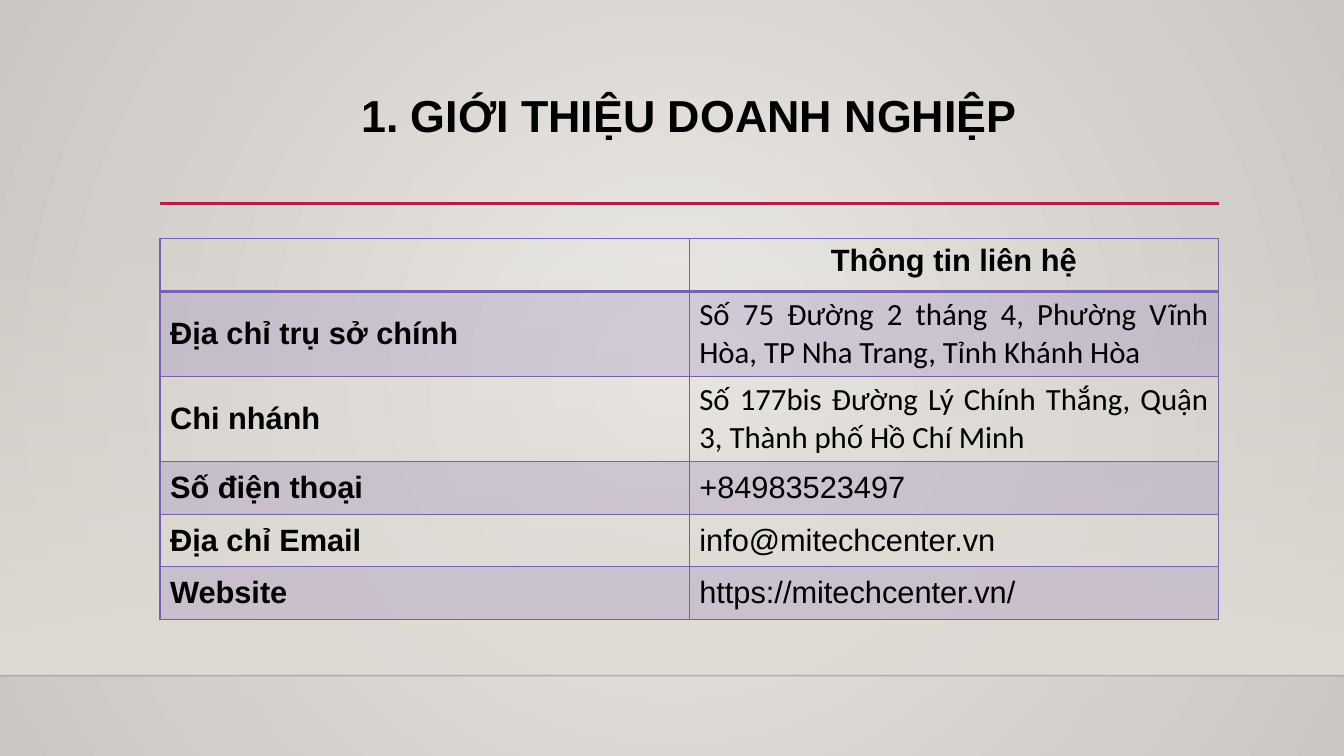
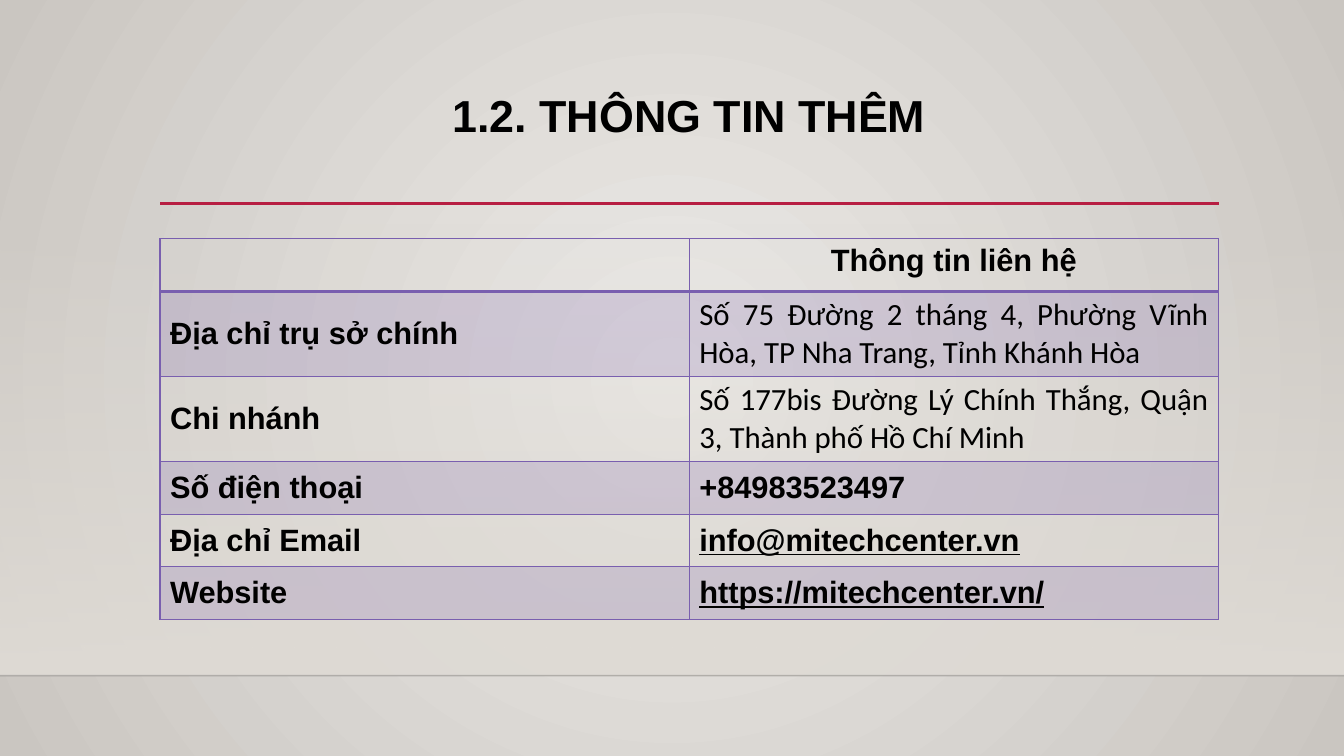
Before and after one commit to hieutrantrong21520859MMCL21/FrontEndPractice_Intern_Reports, a slide deck: slide 5 of doc/BaoCaoTTDN_21520859_TranTrongHieu.pptx. Drawn at 1344x756 pixels with LibreOffice and Linux fonts; fonts in the diff are those of the drawing; background and template pictures are left out. Boxes give left, top, right and bottom in pixels: in the first picture for what was removed or moved away, otherwise in the second. Text is boxed around its words. In the diff, an @@ line names an element or a change of style, - is before the commit and + after.

Commit message:
update

```diff
--- a/doc/BaoCaoTTDN_21520859_TranTrongHieu.pptx
+++ b/doc/BaoCaoTTDN_21520859_TranTrongHieu.pptx
@@ title at (453,97,925,133): text changed @@
-1. GIỚI THIỆU DOANH NGHIỆP
+1.2. THÔNG TIN THÊM
@@ table at (160,239,1219,655) @@
@@ bold on in "+84983523497", "info@mitechcenter.vn", "https://mitechcenter.vn/" @@
@@ underline on in "info@mitechcenter.vn", "https://mitechcenter.vn/" @@
```
Also in this commit, not shown: 2 other slides changed.
